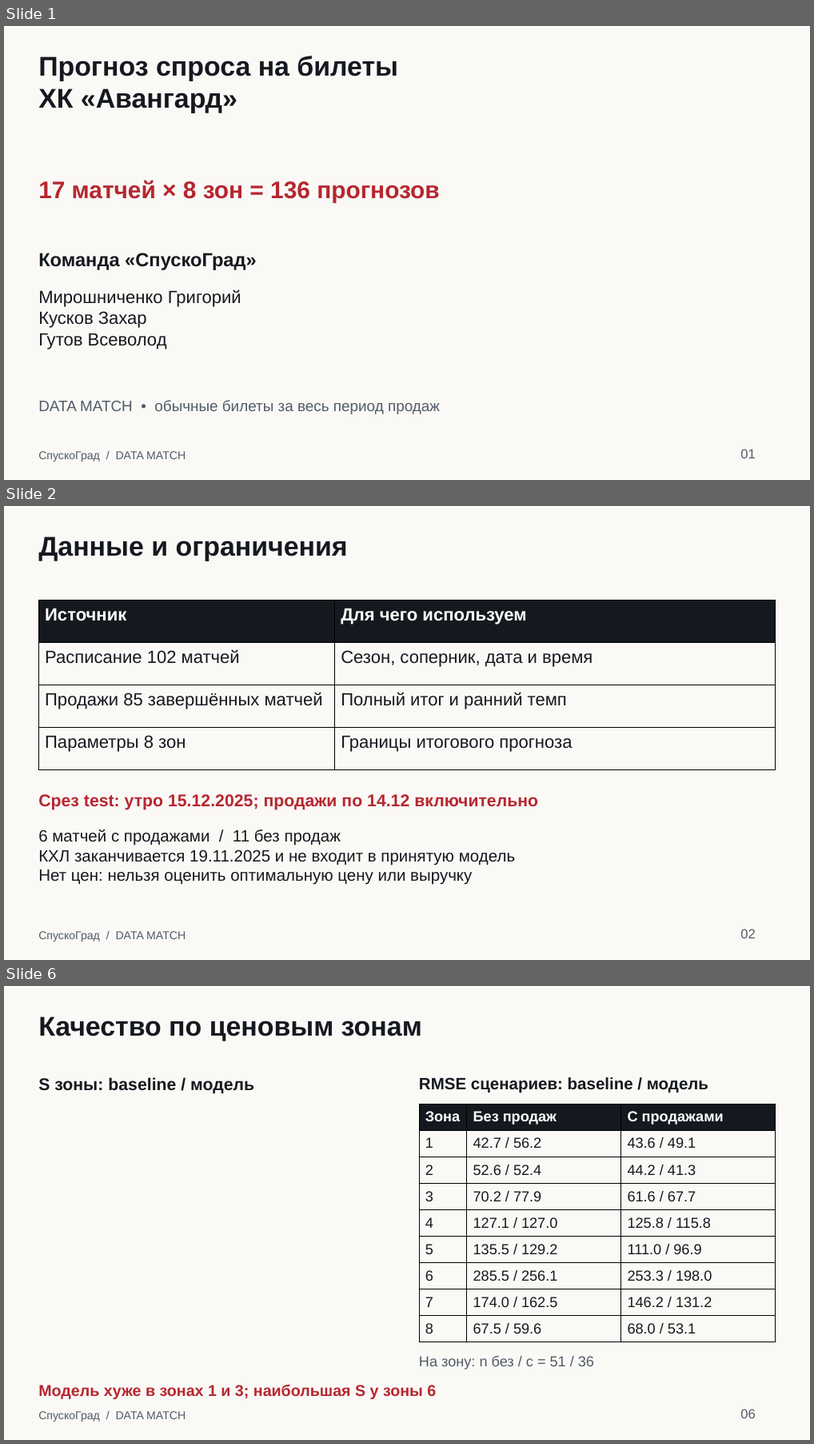
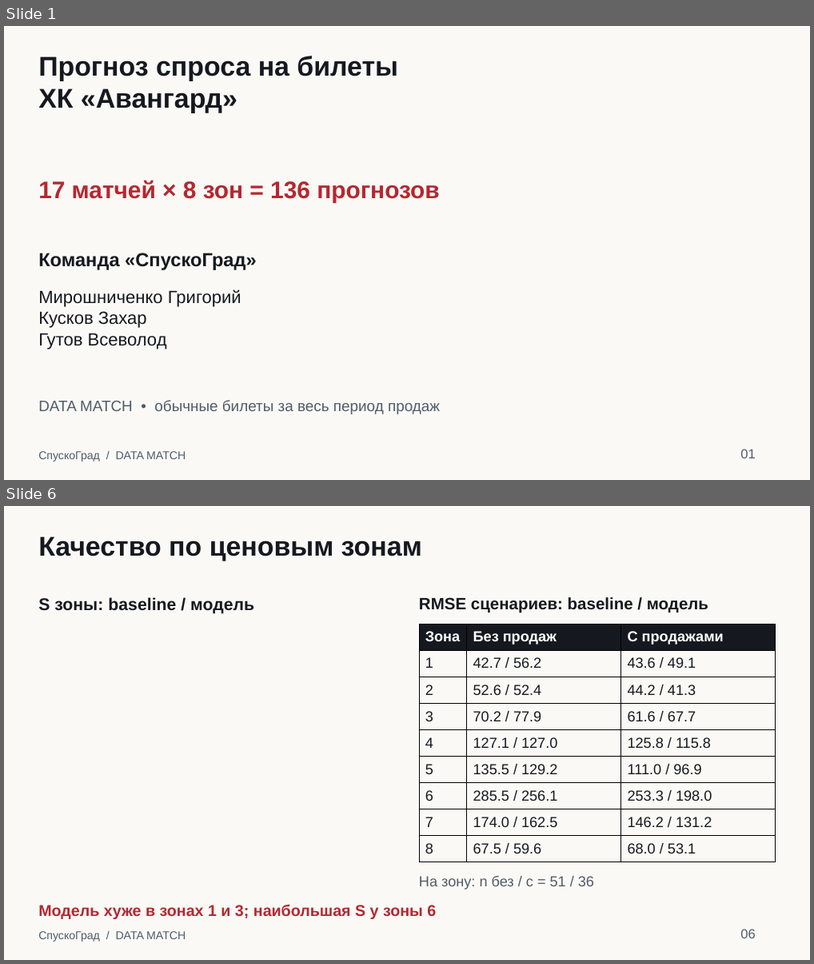
Before and after one commit to Mirr218/DATA-MATCH, a slide deck: outputs/submission/DATA_MATCH_SpuskoGrad.pptx. Shown one above the other, each under a label of ours: slides 1, 2 and 6 before the commit, slides 1 and 6 after it; the slides between them are not shown. The pictures are 814x1444 and 814x964 pixels, drawn with LibreOffice and Linux fonts; fonts in the diff are those of the drawing. Boxes give left, top, right and bottom in pixels: in the first picture for what was removed or moved away, otherwise in the second. Text is boxed around its words. In the diff, an @@ line names an element or a change of style, - is before the commit and + after.

```diff
--- a/outputs/submission/DATA_MATCH_SpuskoGrad.pptx
+++ b/outputs/submission/DATA_MATCH_SpuskoGrad.pptx
@@ slide 2 removed at <box>4,506,810,960</box>, background #FAF9F6 @@
@@ text removed at <box>38,536,348,561</box> @@
-Данные и ограничения
@@ table removed at <box>38,600,776,770</box>, 4 rows, 2 columns @@
-Источник | Для чего используем
-Расписание 102 матчей | Сезон, соперник, дата и время
-Продажи 85 завершённых матчей | Полный итог и ранний темп
-Параметры 8 зон | Границы итогового прогноза
@@ text removed at <box>38,794,538,810</box> @@
-Срез test: утро 15.12.2025; продажи по 14.12 включительно
@@ text removed at <box>38,828,515,884</box> @@
-6 матчей с продажами / 11 без продаж
-КХЛ заканчивается 19.11.2025 и не входит в принятую модель
-Нет цен: нельзя оценить оптимальную цену или выручку
@@ text removed at <box>38,931,186,941</box> @@
-СпускоГрад / DATA MATCH
@@ text removed at <box>741,928,755,938</box> @@
-02
```
Also in this commit, not shown: 1 slide changed, 4 slides added, 3 other slides removed, 9 other files.
